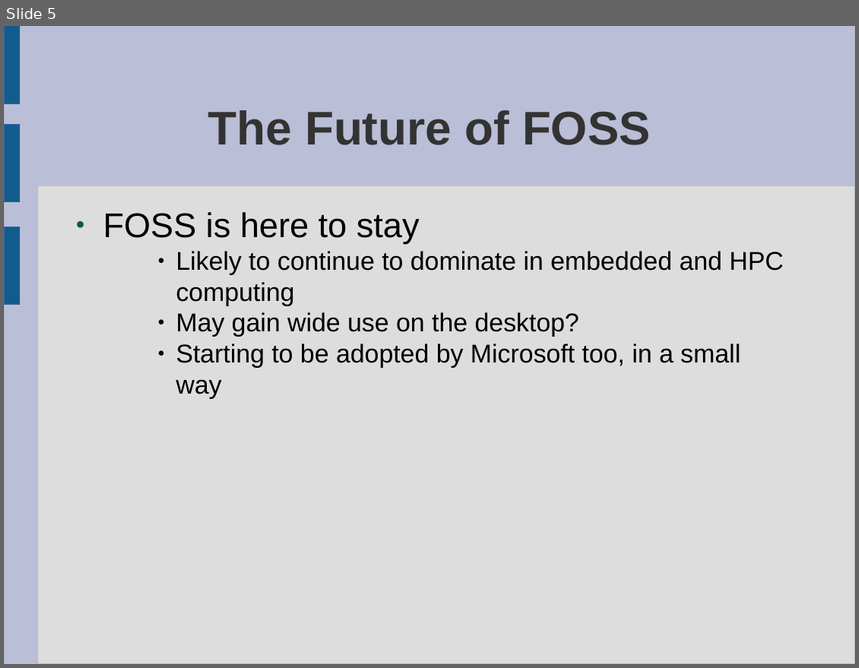
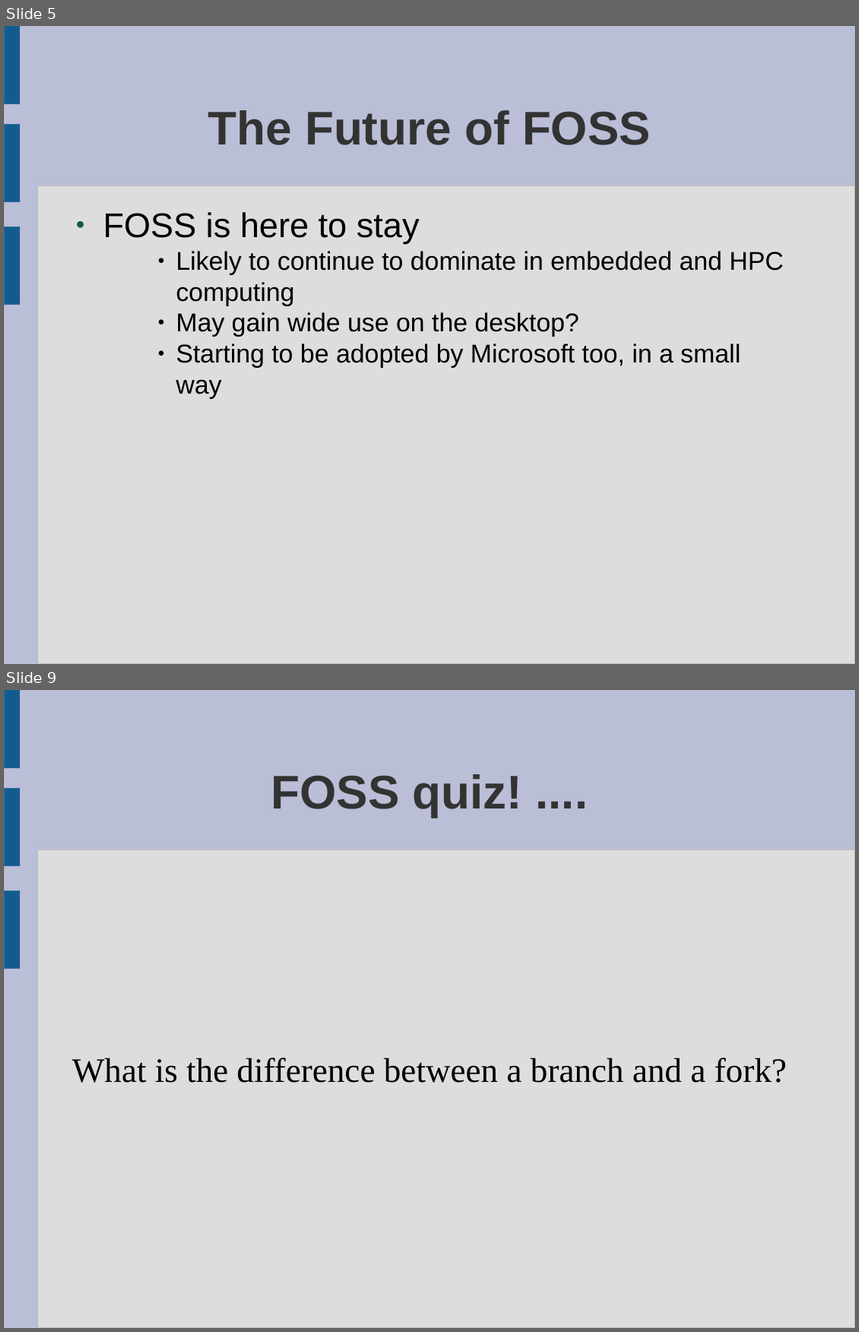
Before and after one commit to laurencesmart/comp8440, a slide deck: lectures/release_early.odp. Shown one above the other, each under a label of ours: slide 5 before the commit, slides 5 and 9 after it; the slides between them are not shown. The pictures are 859x668 and 859x1332 pixels, drawn with LibreOffice and Linux fonts; fonts in the diff are those of the drawing. Boxes give left, top, right and bottom in pixels: in the first picture for what was removed or moved away, otherwise in the second. Text is boxed around its words. In the diff, an @@ line names an element or a change of style, - is before the commit and + after.

Commit message:
added quiz to the last lecture

```diff
--- a/lectures/release_early.odp
+++ b/lectures/release_early.odp
@@ slide 9 added at [4,690,855,1328], background #BABED6; not listed: 4 template elements that a slide beside it also shows @@
@@ title added at [272,774,523,818], 44 pt, text #333333, bold @@
+FOSS quiz! ....
@@ subtitle added at [72,1058,787,1083], 32 pt, text #000000 @@
+What is the difference between a branch and a fork?
```
Also in this commit, not shown: 15 other slides added.
